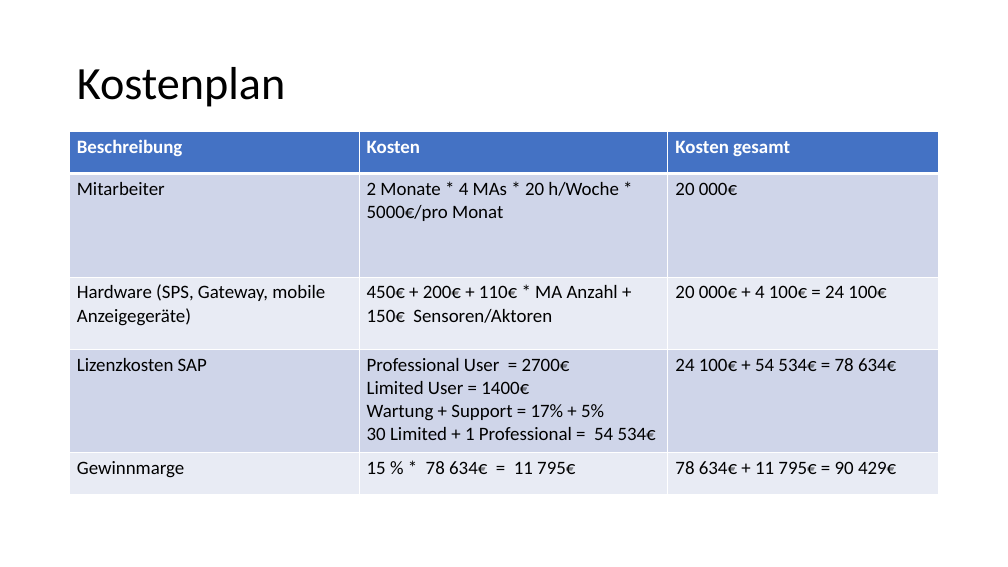
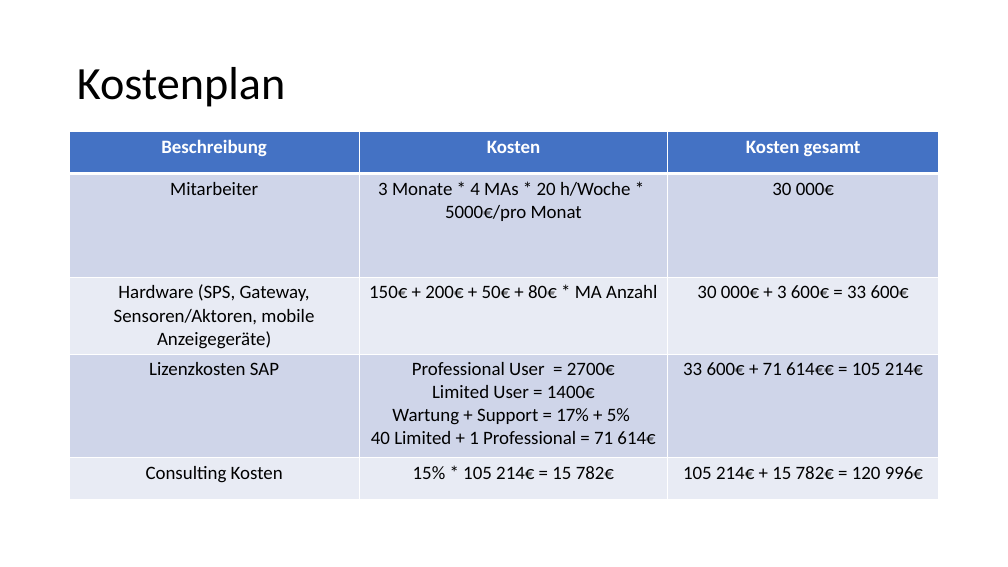
Before and after one commit to albae3333/DigitaleFabrik, a slide deck: slide 11 of Präsentation/Präsentation_Entwurf.pptx. Drawn at 1008x567 pixels with LibreOffice and Linux fonts; fonts in the diff are those of the drawing. Boxes give left, top, right and bottom in pixels: in the first picture for what was removed or moved away, otherwise in the second. Text is boxed around its words. In the diff, an @@ line names an element or a change of style, - is before the commit and + after.

```diff
--- a/Präsentation/Präsentation_Entwurf.pptx
+++ b/Präsentation/Präsentation_Entwurf.pptx
@@ table at <box>70,132,939,498</box> @@
-row 2, column 2: 2 Monate * 4 MAs * 20 h/Woche * 5000€/pro Monat
+row 2, column 2: 3 Monate * 4 MAs * 20 h/Woche * 5000€/pro Monat
-row 2, column 3: 20 000€
+row 2, column 3: 30 000€
-row 3: Hardware (SPS, Gateway, mobile Anzeigegeräte) | 450€ + 200€ + 110€ * MA Anzahl + 150€ Sensoren/Aktoren | 20 000€ + 4 100€ = 24 100€
+row 3: Hardware (SPS, Gateway, Sensoren/Aktoren, mobile Anzeigegeräte) | 150€ + 200€ + 50€ + 80€ * MA Anzahl | 30 000€ + 3 600€ = 33 600€
-row 4, column 2: Professional User = 2700€ / Limited User = 1400€ / Wartung + Support = 17% + 5% / 30 Limited + 1 Professional = 54 534€
+row 4, column 2: Professional User = 2700€ / Limited User = 1400€ / Wartung + Support = 17% + 5% / 40 Limited + 1 Professional = 71 614€
-row 4, column 3: 24 100€ + 54 534€ = 78 634€
+row 4, column 3: 33 600€ + 71 614€€ = 105 214€
-row 5: Gewinnmarge | 15 % * 78 634€ = 11 795€ | 78 634€ + 11 795€ = 90 429€
+row 5: Consulting Kosten | 15% * 105 214€ = 15 782€ | 105 214€ + 15 782€ = 120 996€
@@ alignment left to centre @@
```
Also in this commit, not shown: 4 other slides changed, 1 other file.
